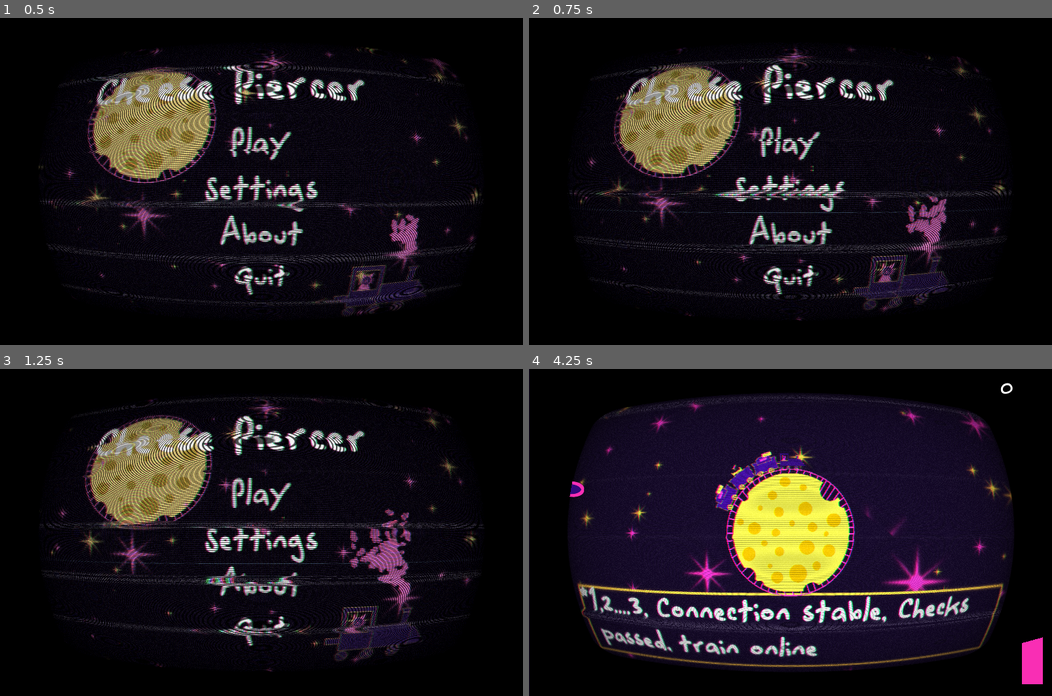
Above: before the commit, frames 1-4 (two rows, left to right).
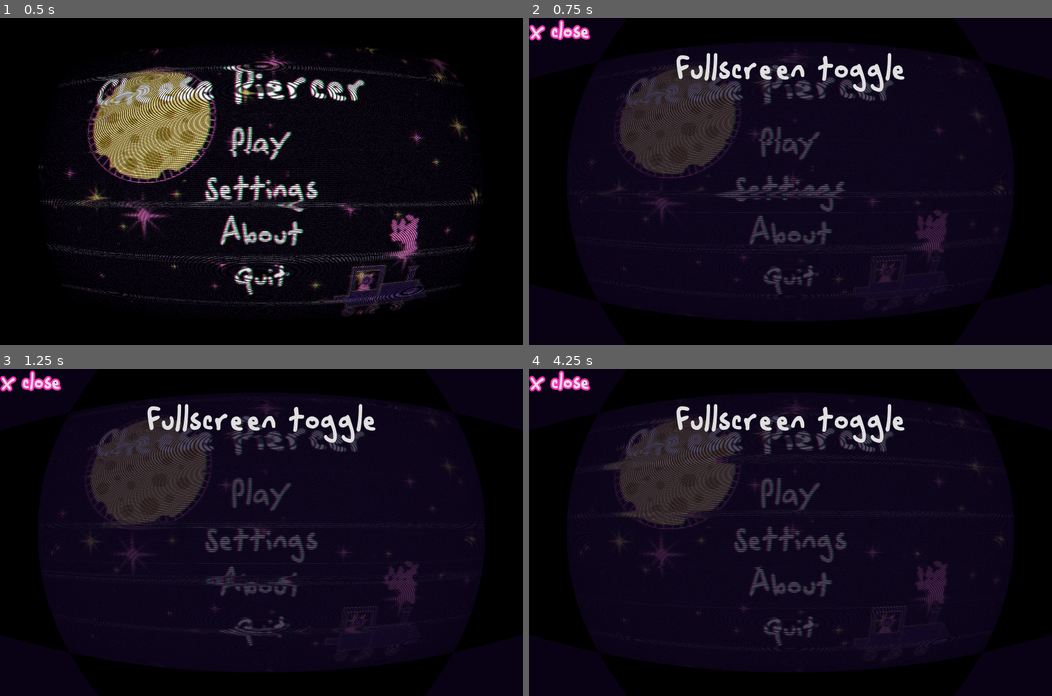
Above: after the commit, the same moments.

Repository: emmdie/MoonGame
Game: Godot game, scene res://scene/UI/MainMenu.tscn
The game is run twice, just before and just after one commit, with the same random seed, the same clock (stepped at 60 frames per second) and the same inputs. The engine's default icon, where the game draws it, is replaced by a stand-in: a white triangle on a blue panel in a dark square.
Inputs (mouse positions are in pixels of both pictures, inside the frame that each line leads up to):
- Up to frame 1 (0.5 s): no input
- Up to frame 2 (0.75 s): click "Settings" at 0.5 s
- Up to frame 3 (1.25 s): no input
- Up to frame 4 (4.25 s): click (790, 496) at 1.25 s, where only the run before the commit has a clickable "Play"; move the mouse to (905, 516) at 2.02 s; hold W (speed_up) 2.03-2.78 s; tap 1 (select_cart1) at 2.1 s; move the mouse to (685, 548) at 2.77 s; hold Down (speed_down) 2.78-3.53 s; tap 2 (select_cart2) at 2.85 s; move the mouse to (842, 460) at 3.52 s; hold W (speed_up) from 3.53 s (still down); tap 3 (select_cart3) at 3.6 s

Frame 1 is identical in both runs. In frame 2, 14% of the frame differs, in the area x 0-92%, y 0-93%; in frame 3, 14%; in frame 4, 25%, in the area x 0-99%, y 0-97%.

Commit message:
add fullscreen toggle

Diff:
--- /dev/null
+++ b/scene/UI/CheckBox.gd
@@ -0,0 +1,11 @@
+extends CheckBox
+
+
+# Declare member variables here. Examples:
+# var a = 2
+# var b = "text"
+
+
+# Called when the node enters the scene tree for the first time.
+func _ready():
+	disabled = !OS.window_fullscreen
--- a/scene/UI/MainMenu.gd
+++ b/scene/UI/MainMenu.gd
@@ -2,6 +2,7 @@
 
 # Called when the node enters the scene tree for the first time.
 const aboutScene = preload("res://scene/UI/aboutpage.tscn")
+const settingsScene = preload("res://scene/UI/settings.tscn")
 
 func _ready():
 	get_tree().paused = false
@@ -17,3 +18,8 @@
 func _on_AboutButton_pressed():
 	var aboutInstance = aboutScene.instance()
 	add_child(aboutInstance)
+
+
+func _on_SettingsButton_pressed():
+	var settingsInstance = settingsScene.instance()
+	add_child(settingsInstance)
--- a/scene/UI/MainMenu.tscn
+++ b/scene/UI/MainMenu.tscn
@@ -361,5 +361,6 @@
 flat = true
 
 [connection signal="pressed" from="VBoxContainer/PlayButton" to="." method="_on_PlayButton_pressed"]
+[connection signal="pressed" from="VBoxContainer/SettingsButton" to="." method="_on_SettingsButton_pressed"]
 [connection signal="pressed" from="VBoxContainer/AboutButton" to="." method="_on_AboutButton_pressed"]
 [connection signal="pressed" from="VBoxContainer/ExitButton" to="." method="_on_ExitButton_pressed"]
--- /dev/null
+++ b/scene/UI/settings.gd
@@ -0,0 +1,12 @@
+extends ColorRect
+
+func _ready():
+	get_tree().paused = true
+
+func _on_close_pressed():
+	get_tree().paused = false
+	queue_free()
+
+
+func _on_Button_pressed():
+	OS.set_window_fullscreen(!OS.window_fullscreen)
--- /dev/null
+++ b/scene/UI/settings.tscn
@@ -0,0 +1,46 @@
+[gd_scene load_steps=5 format=2]
+
+[ext_resource path="res://assets/font/SpaceCowboy-6RXg.ttf" type="DynamicFontData" id=1]
+[ext_resource path="res://scene/UI/settings.gd" type="Script" id=2]
+[ext_resource path="res://theme.tres" type="Theme" id=3]
+
+[sub_resource type="DynamicFont" id=1]
+size = 120
+outline_size = 8
+outline_color = Color( 0.980392, 0.184314, 0.709804, 1 )
+font_data = ExtResource( 1 )
+
+[node name="Settings" type="ColorRect"]
+pause_mode = 2
+anchor_right = 1.0
+anchor_bottom = 1.0
+color = Color( 0.0627451, 0.027451, 0.12549, 0.72549 )
+script = ExtResource( 2 )
+
+[node name="VBoxContainer" type="VBoxContainer" parent="."]
+anchor_right = 1.0
+anchor_bottom = 1.0
+
+[node name="close" type="Button" parent="VBoxContainer"]
+margin_right = 306.0
+margin_bottom = 142.0
+size_flags_horizontal = 0
+custom_fonts/font = SubResource( 1 )
+text = "x close"
+flat = true
+
+[node name="HBoxContainer" type="HBoxContainer" parent="VBoxContainer"]
+margin_top = 146.0
+margin_right = 2560.0
+margin_bottom = 146.0
+
+[node name="Button" type="Button" parent="VBoxContainer"]
+margin_top = 150.0
+margin_right = 2560.0
+margin_bottom = 371.0
+theme = ExtResource( 3 )
+text = "Fullscreen toggle"
+flat = true
+
+[connection signal="pressed" from="VBoxContainer/close" to="." method="_on_close_pressed"]
+[connection signal="pressed" from="VBoxContainer/Button" to="." method="_on_Button_pressed"]
--- /dev/null
+++ b/theme.tres
@@ -0,0 +1,10 @@
+[gd_resource type="Theme" load_steps=3 format=2]
+
+[ext_resource path="res://assets/font/SpaceCowboy-6RXg.ttf" type="DynamicFontData" id=1]
+
+[sub_resource type="DynamicFont" id=6]
+size = 190
+font_data = ExtResource( 1 )
+
+[resource]
+default_font = SubResource( 6 )
